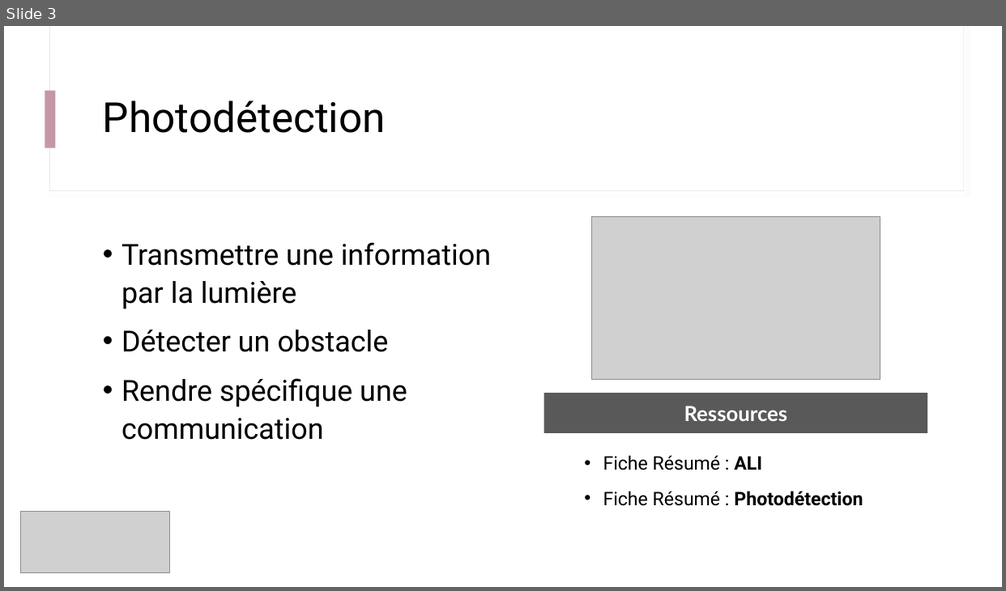
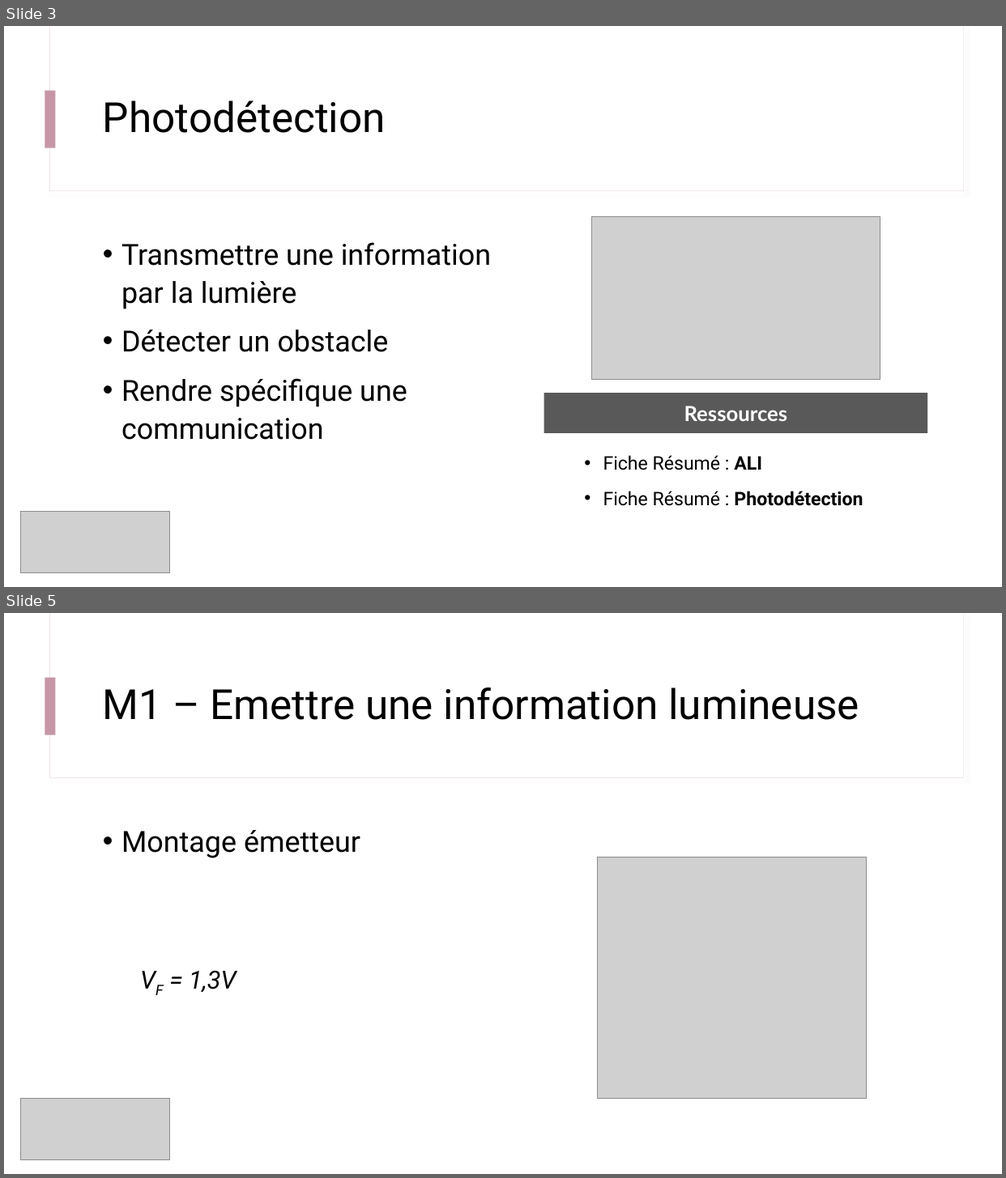
Before and after one commit to IOGS-Digital-Methods/semester-5, a slide deck: CeTI/b3_photodetection/B3_1_Photodetection.pptx. Shown one above the other, each under a label of ours: slide 3 before the commit, slides 3 and 5 after it; the slides between them are not shown. The pictures are 1006x591 and 1006x1178 pixels, drawn with LibreOffice and Linux fonts; fonts in the diff are those of the drawing; grey boxes stand for pictures. Boxes give left, top, right and bottom in pixels: in the first picture for what was removed or moved away, otherwise in the second. Text is boxed around its words. In the diff, an @@ line names an element or a change of style, - is before the commit and + after.

```diff
--- a/CeTI/b3_photodetection/B3_1_Photodetection.pptx
+++ b/CeTI/b3_photodetection/B3_1_Photodetection.pptx
@@ slide 5 added at (4, 613, 1002, 1174), background #FFFFFF; not listed: 3 template elements that a slide beside it also shows @@
@@ title added at (103, 688, 859, 720), 40 pt, text #000000 @@
+M1 – Emettre une information lumineuse
@@ text added at (121, 830, 360, 993), 28 pt, text #000000 @@
+• Montage émetteur
+  VF = 1,3V
@@ picture added at (598, 857, 867, 1099) @@
@@ picture added at (20, 1099, 170, 1161) @@
```
Also in this commit, not shown: 5 slides changed, 16 other slides added, 2 other files.
